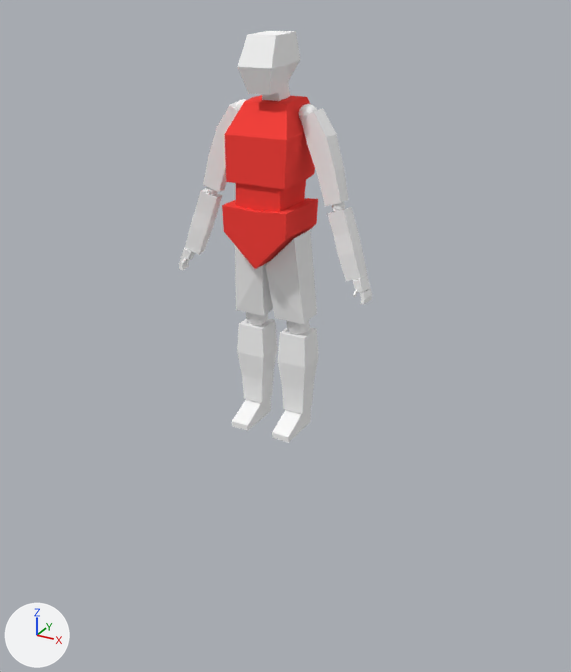
Renders of the Blender file Low Poly Character/character.blend from each side of a commit.
Camera for both pictures: a 50 mm lens placed at (4.85, -8.48, 5.62), pointed at (0.35, -0.3, 1.52). The axes (+X, +Y, +Z) are drawn at lower left. The lights are the same throughout.
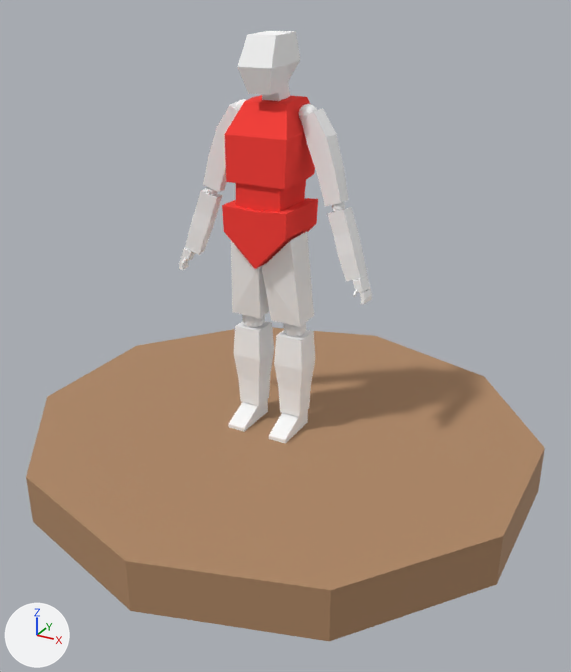
The newer file is also rescaled (x1.478), turned or shifted as a whole; pictures and numbers use the older file's frame.

Pixel boxes [x1, y1, x2, y2] of what changed, in the pictures (571 x 672 px):
'Ground', added (brown): after [26, 327, 545, 641]
'Cube.007', moved: before [232, 229, 319, 443]; after [228, 231, 315, 443]

The change in detail:
Material 'Material.009' (mat_material_009) is new.
Its base color is (0.439, 0.25, 0.133) (brown #b18966).
Its roughness is 0.75.
Mesh me_cylinder is new.
It is a 10-sided cylinder along z spanning x -4.76..4.76, y -5.0..5.0, z -0.5..0.5.
It uses material mat_material_009 (brown #b18966).
Object 'Cube.007' (ob_cube_007) moves from (0.35, 0.07, 0.17) to (0.35, -0.02, 0.17).
Object 'Ground' (ob_ground) is new; it shows me_cylinder.
Its location is (0.14, -0.03, -0.26).
Its scale is (0.711, 0.677, 0.677).
